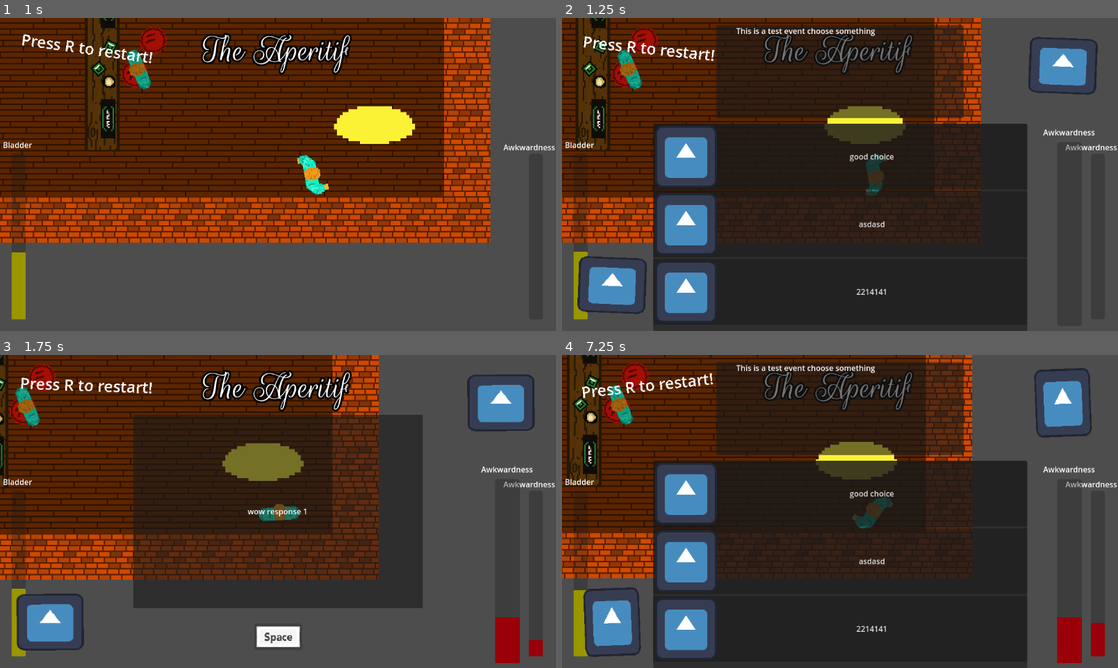
Above: before the commit, frames 1-4 (two rows, left to right).
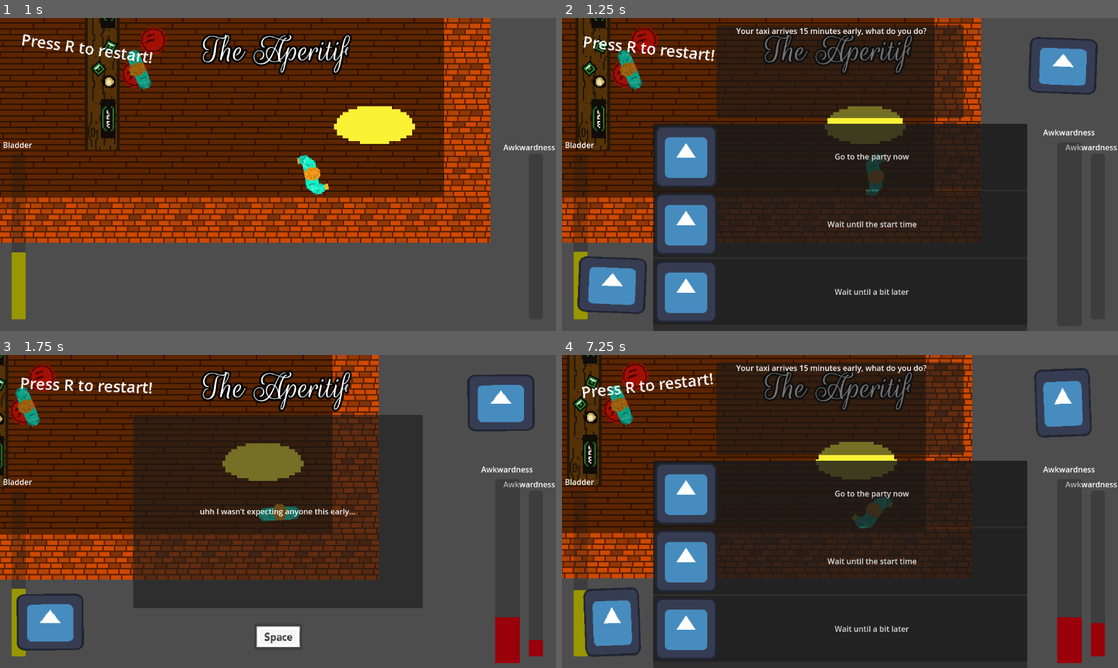
Above: after the commit, the same moments.

Repository: Jibby-Games/PizzaJam11
Game: Godot game, scene res://menu/intro.tscn
Same seed, same stepped clock (60 frames per second), same inputs: the game is played once before the commit and once after it. The engine's default icon, where the game draws it, is replaced by a stand-in: a white triangle on a blue panel in a dark square.
Inputs (mouse positions are in pixels of both pictures, inside the frame that each line leads up to):
- Up to frame 1 (1 s): tap Enter (ui_accept) at 0.5, 0.77 s; move the mouse to (400, 158) at 0.52 s; press the mouse at (400, 158) at 0.53 s; hold D (right) from 0.53 s (still down)
- Up to frame 2 (1.25 s): keep holding D (right)
- Up to frame 3 (1.75 s): release D (right) at 1.25 s; release the mouse at (400, 495) at 1.25 s; click "good choice" (after the commit: "Go to the party now") at 1.25 s
- Up to frame 4 (7.25 s): tap R (restart) at 2, 2.75, 6.5 s; move the mouse to (728, 527) at 2.02 s; hold S (down) 2.03-2.78 s; click (728, 527) at 2.1 s; tap Enter (ui_accept) at 2.27, 3.77, 4.52, 5.27, 6.77 s; move the mouse to (895, 442) at 2.77 s; press the mouse at (895, 442) at 2.78 s; hold D (right) 2.78-3.53 s; move the mouse to (812, 574) at 3.52 s; release the mouse at (812, 574) at 3.53 s; hold W (up) 3.53-4.28 s; click (812, 574) at 3.6 s; move the mouse to (1006, 558) at 4.27 s; press the mouse at (1006, 558) at 4.28 s; hold A (left) 4.28-5.78 s; move the mouse to (673, 464) at 5.02 s; release the mouse at (673, 464) at 5.03 s; click (673, 464) at 5.1 s; move the mouse to (867, 511) at 5.77 s; press the mouse at (867, 511) at 5.78 s; hold S (down) 5.78-6.53 s; move the mouse to (756, 433) at 6.52 s; release the mouse at (756, 433) at 6.53 s; hold D (right) from 6.53 s (still down); click (756, 433) at 6.6 s

Frame 1 is identical in both runs. In frame 2, 0.9% of the frame differs, in the area x 31-66%, y 3-89%; in frame 3, 0.3%; in frame 4, 0.9%.

Commit message:
feat: add pre-arrival awkward scenario

Diff:
--- a/ui/dialogue_scenario_data.gd
+++ b/awkward_scenarios/awkward_scenario_data.gd
@@ -1,4 +1,4 @@
-class_name DialogueScenarioData extends Resource
+class_name AwkwardScenarioData extends Resource
 
 ## The text that sets up the event
 @export var event_text: String
--- /dev/null
+++ b/awkward_scenarios/pre-arrival.tres
@@ -0,0 +1,16 @@
+[gd_resource type="Resource" script_class="AwkwardScenarioData" load_steps=2 format=3 uid="uid://bmdh5oiu6r8v5"]
+
+[ext_resource type="Script" path="res://awkward_scenarios/awkward_scenario_data.gd" id="1_7s236"]
+
+[resource]
+script = ExtResource("1_7s236")
+event_text = "Your taxi arrives 15 minutes early, what do you do?"
+choice1 = "Go to the party now"
+response1 = "uhh I wasn’t expecting anyone this early..."
+awkardness1 = 25
+choice2 = "Wait until the start time"
+response2 = "Oh wow, you’re on time to the exact minute! I think I saw you waiting outside…"
+awkardness2 = 25
+choice3 = "Wait until a bit later"
+response3 = "Oh were you waiting outside this whole time? Didn’t you see me waving to you through the window?"
+awkardness3 = 50
--- a/dialogue_events/test_data.tres
+++ /dev/null
@@ -1,16 +0,0 @@
-[gd_resource type="Resource" script_class="DialogueScenarioData" load_steps=2 format=3 uid="uid://7a8lukfmjqhp"]
-
-[ext_resource type="Script" path="res://ui/dialogue_scenario_data.gd" id="1_r00qk"]
-
-[resource]
-script = ExtResource("1_r00qk")
-event_text = "This is a test event choose something"
-choice1 = "good choice"
-response1 = "wow response 1"
-awkardness1 = 25
-choice2 = "asdasd"
-response2 = "wow response 2"
-awkardness2 = 10
-choice3 = "2214141"
-response3 = "wow response 3"
-awkardness3 = 50
--- a/levels/bar.tscn
+++ b/levels/bar.tscn
@@ -9,7 +9,7 @@
 [ext_resource type="PackedScene" uid="uid://bua5wbpf2wwic" path="res://objects/bar_objects/bar_mat.tscn" id="7_bs0it"]
 [ext_resource type="PackedScene" uid="uid://b4tpbkr1myhou" path="res://objects/bar_objects/beer_mat.tscn" id="8_f2lrg"]
 [ext_resource type="PackedScene" uid="uid://164aiq1258ql" path="res://objects/awkward_trigger.tscn" id="9_s41ho"]
-[ext_resource type="Resource" uid="uid://7a8lukfmjqhp" path="res://dialogue_events/test_data.tres" id="10_k0sqk"]
+[ext_resource type="Resource" uid="uid://bmdh5oiu6r8v5" path="res://awkward_scenarios/pre-arrival.tres" id="10_5pq82"]
 
 [node name="Level" instance=ExtResource("1_cjtfr")]
 level_name = "The Aperitif"
@@ -130,4 +130,4 @@
 
 [node name="AwkwardTrigger" parent="." index="28" instance=ExtResource("9_s41ho")]
 position = Vector2(240, 48)
-awkward_scenario = ExtResource("10_k0sqk")
+awkward_scenario = ExtResource("10_5pq82")
--- a/objects/awkward_trigger.gd
+++ b/objects/awkward_trigger.gd
@@ -1,6 +1,6 @@
 extends Area2D
 
-@export var awkward_scenario : DialogueScenarioData
+@export var awkward_scenario : AwkwardScenarioData
 
 func _on_body_entered(body: Node2D) -> void:
 	assert(awkward_scenario, "you need to add the scenario data to the trigger silly!")
--- a/ui/dialogue_system.gd
+++ b/ui/dialogue_system.gd
@@ -1,10 +1,10 @@
 extends Control
 
-var current_event: DialogueScenarioData
+var current_event: AwkwardScenarioData
 var awkwardness_level := 0
 var wait_for_input := false
 
-func load_event(event_data: DialogueScenarioData) -> void:
+func load_event(event_data: AwkwardScenarioData) -> void:
 	assert(event_data)
 	self.show()
 	current_event = event_data
--- a/ui/dialogue_system.tscn
+++ b/ui/dialogue_system.tscn
@@ -17,6 +17,21 @@
 corner_radius_top_right = 2
 corner_radius_bottom_right = 2
 corner_radius_bottom_left = 2
+
+[sub_resource type="Animation" id="Animation_grsaj"]
+length = 0.001
+tracks/0/type = "value"
+tracks/0/imported = false
+tracks/0/enabled = true
+tracks/0/path = NodePath(".:scale")
+tracks/0/interp = 1
+tracks/0/loop_wrap = true
+tracks/0/keys = {
+"times": PackedFloat32Array(0),
+"transitions": PackedFloat32Array(1),
+"update": 0,
+"values": [Vector2(1, 1)]
+}
 
 [sub_resource type="Animation" id="Animation_5ku7p"]
 resource_name = "squashy"
@@ -35,21 +50,6 @@
 "values": [Vector2(1.2, 1), Vector2(1, 1.2)]
 }
 
-[sub_resource type="Animation" id="Animation_grsaj"]
-length = 0.001
-tracks/0/type = "value"
-tracks/0/imported = false
-tracks/0/enabled = true
-tracks/0/path = NodePath(".:scale")
-tracks/0/interp = 1
-tracks/0/loop_wrap = true
-tracks/0/keys = {
-"times": PackedFloat32Array(0),
-"transitions": PackedFloat32Array(1),
-"update": 0,
-"values": [Vector2(1, 1)]
-}
-
 [sub_resource type="AnimationLibrary" id="AnimationLibrary_ty0cy"]
 _data = {
 "RESET": SubResource("Animation_grsaj"),
--- a/ui/ui.gd
+++ b/ui/ui.gd
@@ -48,7 +48,7 @@
 	$DialogueBox/Text.text = ""
 	$DialogueBox.visible = false
 
-func load_awkward_scenario(scenario: DialogueScenarioData) -> void:
+func load_awkward_scenario(scenario: AwkwardScenarioData) -> void:
 	$DialogueSystem.load_event(scenario)
 
 func _on_dialogue_box_timeout_timeout():
